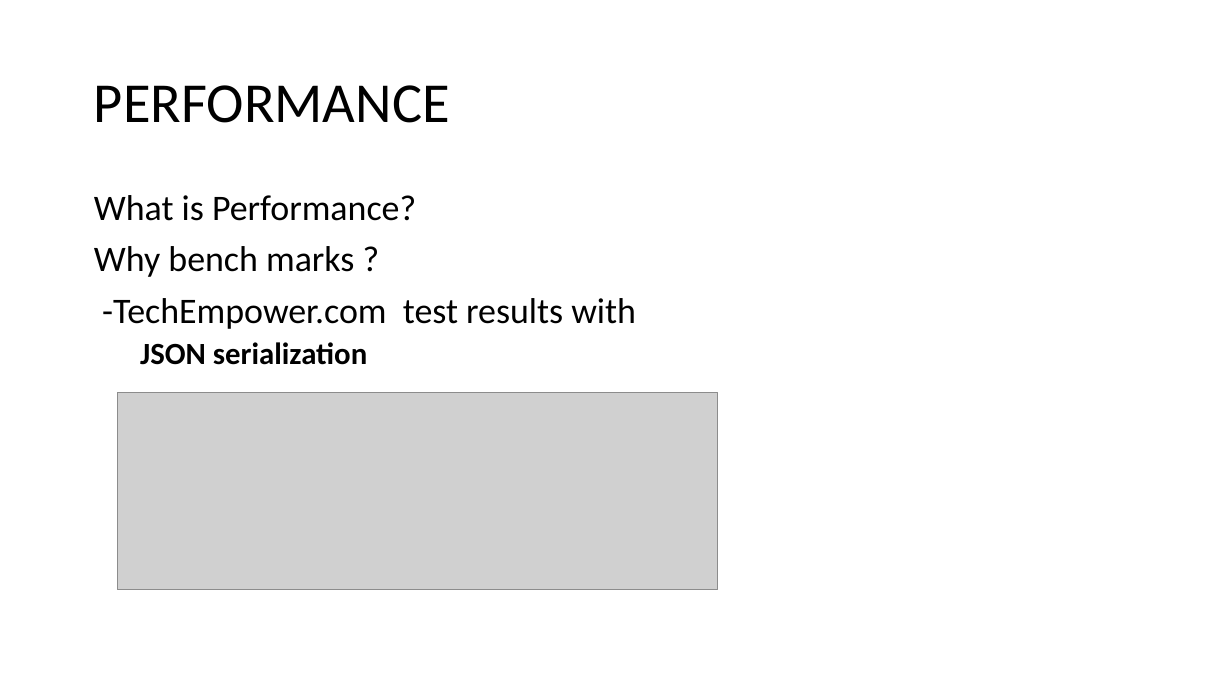
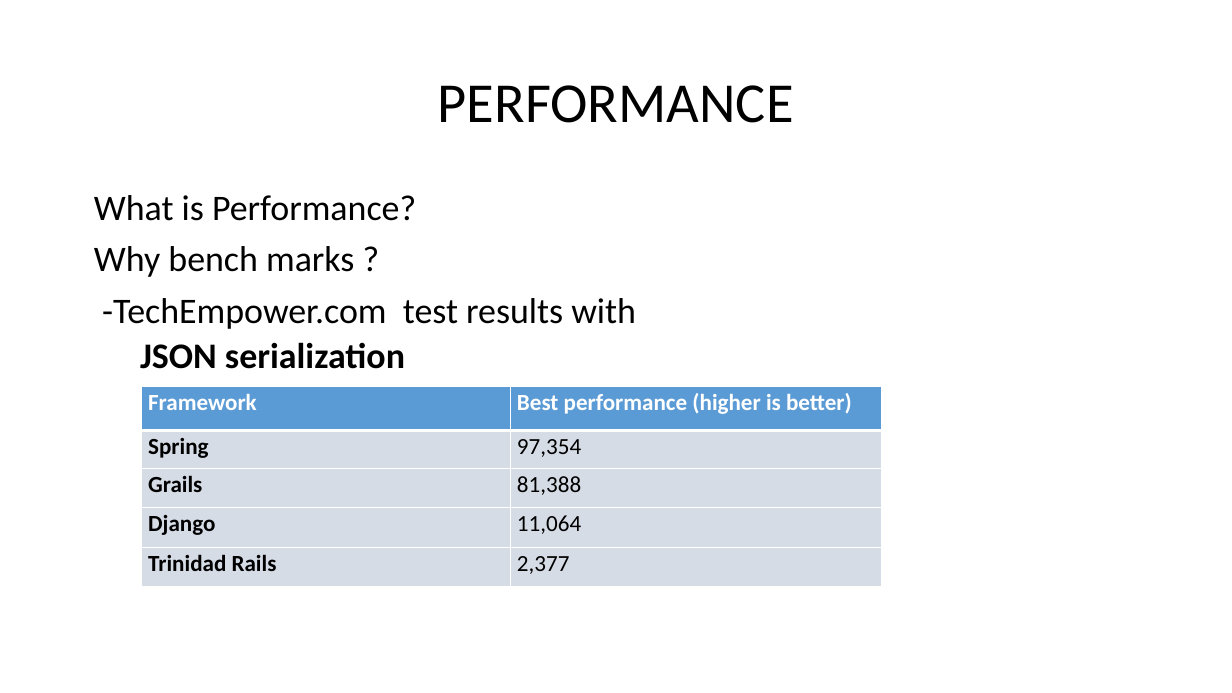
Before and after one commit to rahulparekh/ser422-critical-inquiry, a slide deck: slide 8 of SSFCfinal.pptx. Drawn at 1232x693 pixels with LibreOffice and Linux fonts; fonts in the diff are those of the drawing; grey boxes stand for pictures. Boxes give left, top, right and bottom in pixels: in the first picture for what was removed or moved away, otherwise in the second. Text is boxed around its words. In the diff, an @@ line names an element or a change of style, - is before the commit and + after.

```diff
--- a/SSFCfinal.pptx
+++ b/SSFCfinal.pptx
@@ title "PERFORMANCE" at [438, 85, 794, 123]: alignment left to centre @@
@@ text at [140, 342, 405, 369]: size 24 to 28 pt in "JSON serialization" @@
@@ table added at [141, 386, 882, 587], 5 rows, 2 columns @@
+Framework | Best performance (higher is better)
+Spring | 97,354
+Grails | 81,388
+Django | 11,064
+Trinidad Rails | 2,377
@@ picture removed at [117, 392, 718, 590] @@
```
Also in this commit, not shown: 9 other slides changed.
